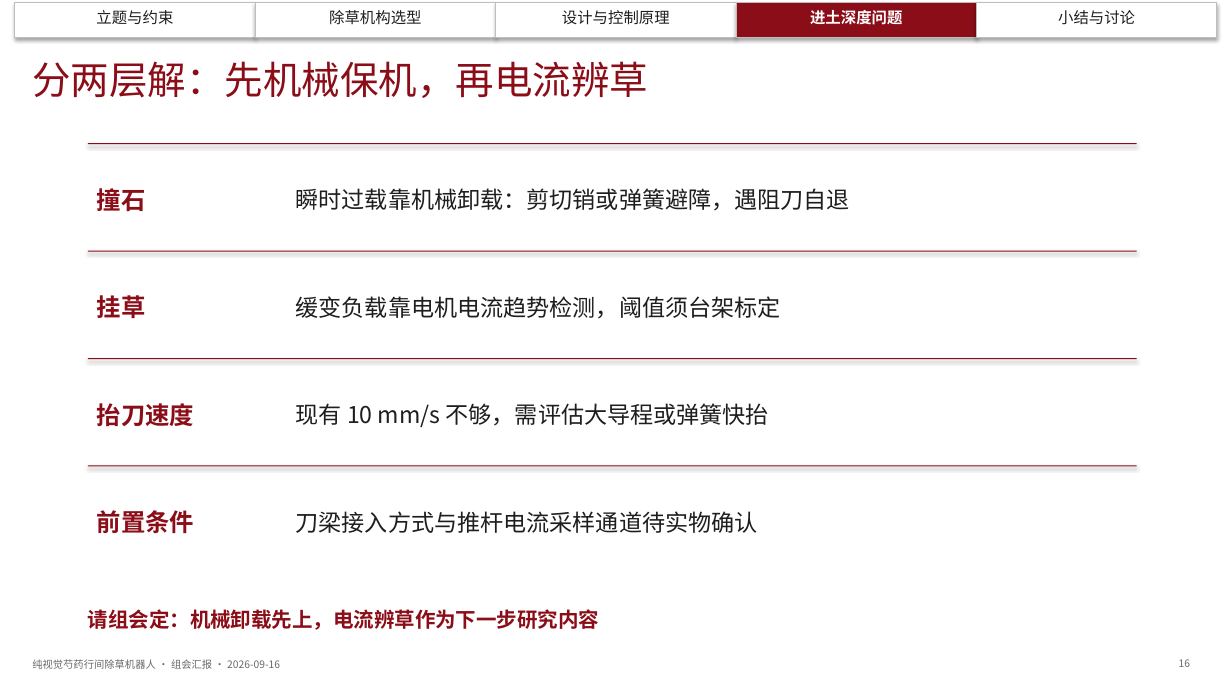
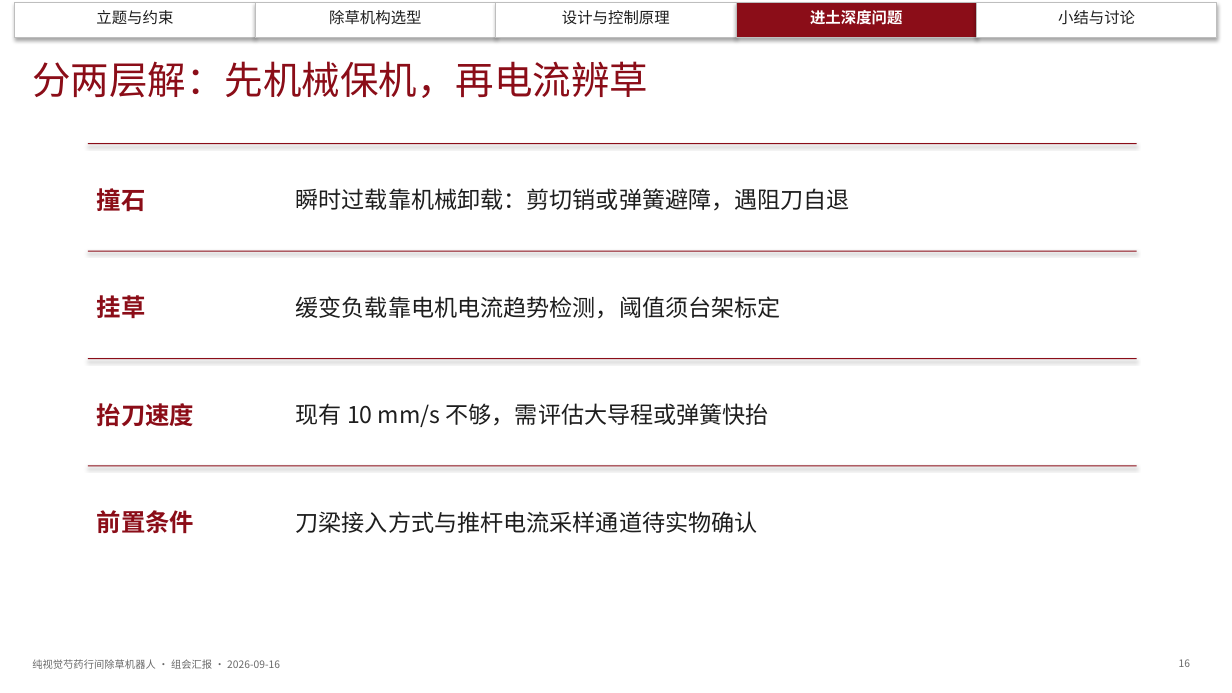
Before and after one commit to dangan2276326123-svg/zcode-chucao, a slide deck: slide 16 of docs/组会汇报_20260916/组会汇报_纯视觉芍药行间除草机器人_20260916.pptx. Drawn at 1232x693 pixels with LibreOffice and Linux fonts; fonts in the diff are those of the drawing. Boxes give left, top, right and bottom in pixels: in the first picture for what was removed or moved away, otherwise in the second. Text is boxed around its words. In the diff, an @@ line names an element or a change of style, - is before the commit and + after.

```diff
--- a/docs/组会汇报_20260916/组会汇报_纯视觉芍药行间除草机器人_20260916.pptx
+++ b/docs/组会汇报_20260916/组会汇报_纯视觉芍药行间除草机器人_20260916.pptx
@@ text removed at [88,609,599,630] @@
-请组会定：机械卸载先上，电流辨草作为下一步研究内容
```
Also in this commit, not shown: 12 other slides changed, 2 other files.
